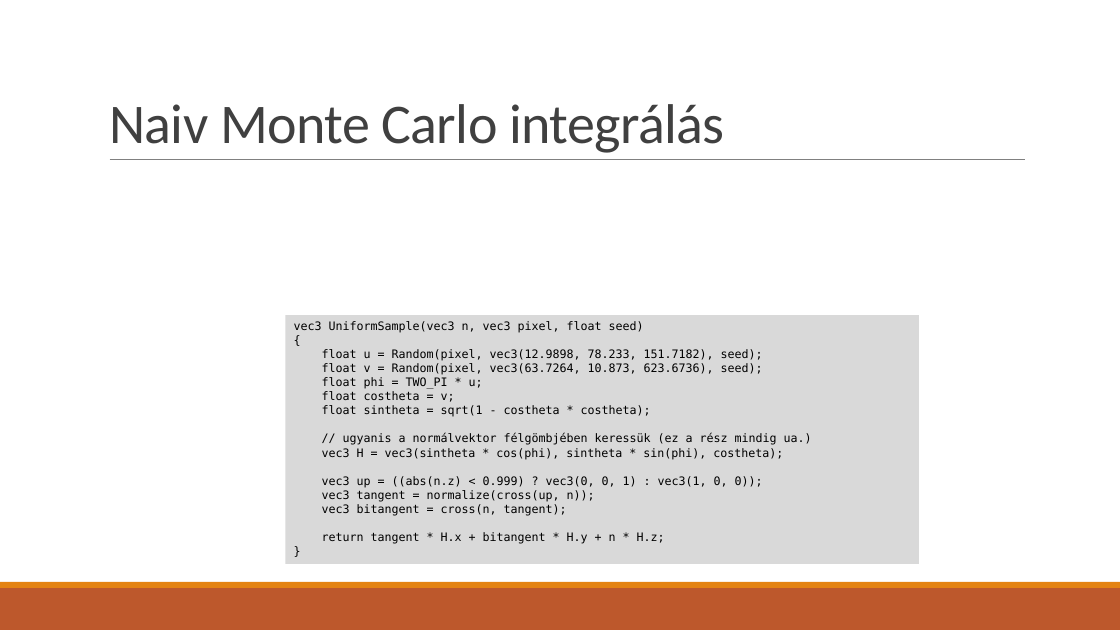
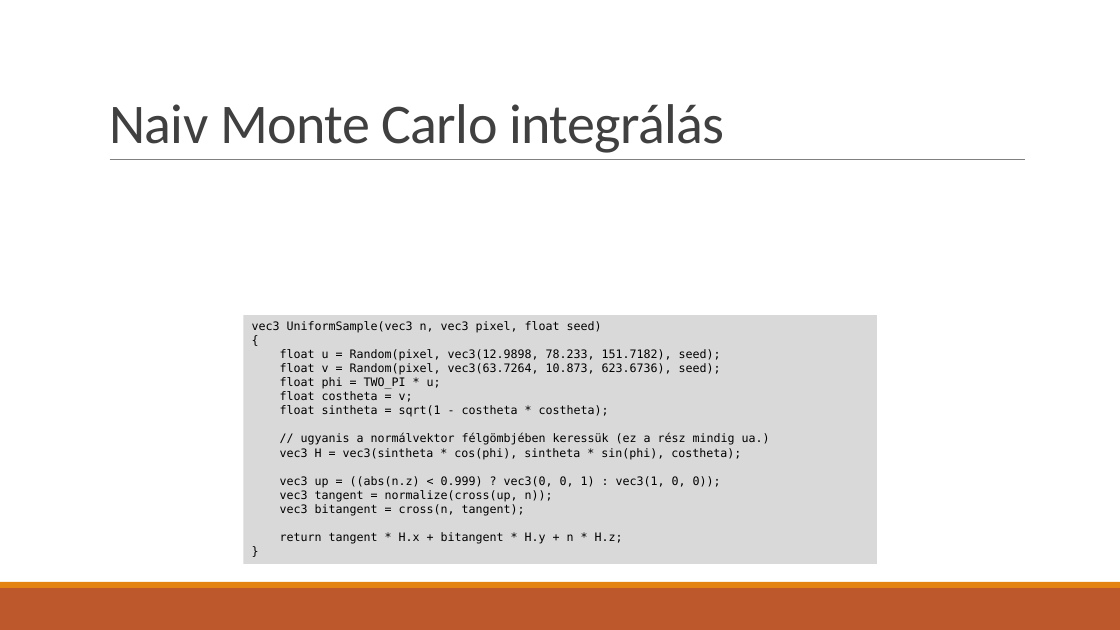
Before and after one commit to asylum2010/Asylum-s-ELTE-Exercises, a slide deck: slide 8 of PBR_EA_02.pptx. Drawn at 1120x630 pixels with LibreOffice and Linux fonts; fonts in the diff are those of the drawing; grey boxes stand for pictures. Boxes give left, top, right and bottom in pixels: in the first picture for what was removed or moved away, otherwise in the second. Text is boxed around its words. In the diff, an @@ line names an element or a change of style, - is before the commit and + after.

```diff
--- a/PBR_EA_02.pptx
+++ b/PBR_EA_02.pptx
@@ rectangle "vec3 UniformSample(vec3 n, vec3 pixel, ...": place and size @@
-rectangle "vec3 UniformSample(vec3 n, vec3 pixel, ..." at bbox=[286, 315, 919, 564]
+rectangle "vec3 UniformSample(vec3 n, vec3 pixel, ..." at bbox=[244, 315, 877, 564]
```
Also in this commit, not shown: 5 other slides changed, 1 slide added, 1 other file.
